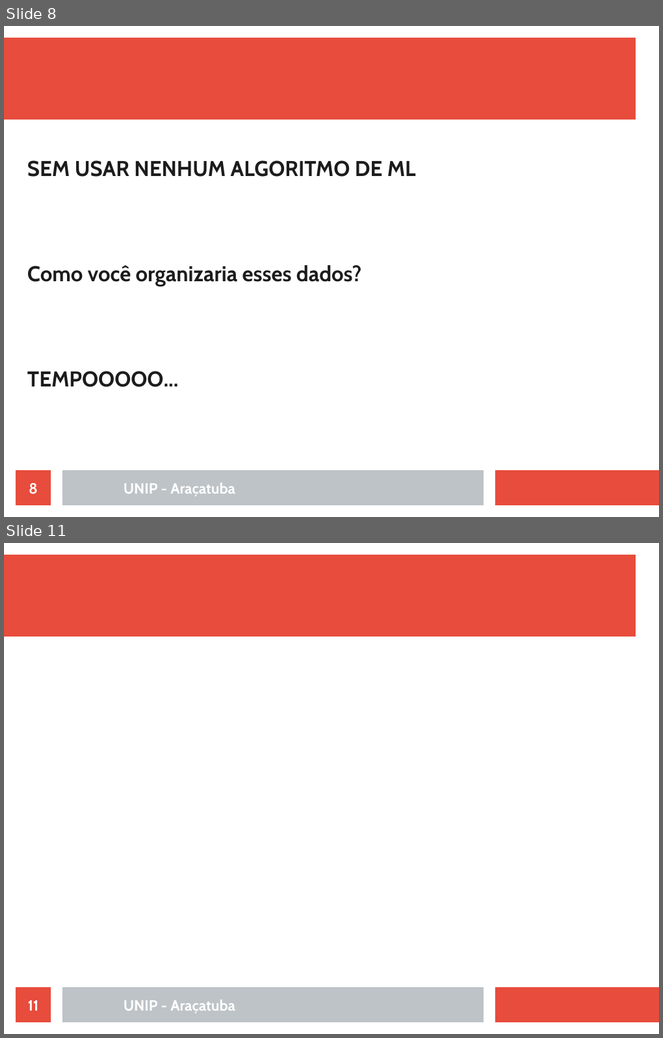
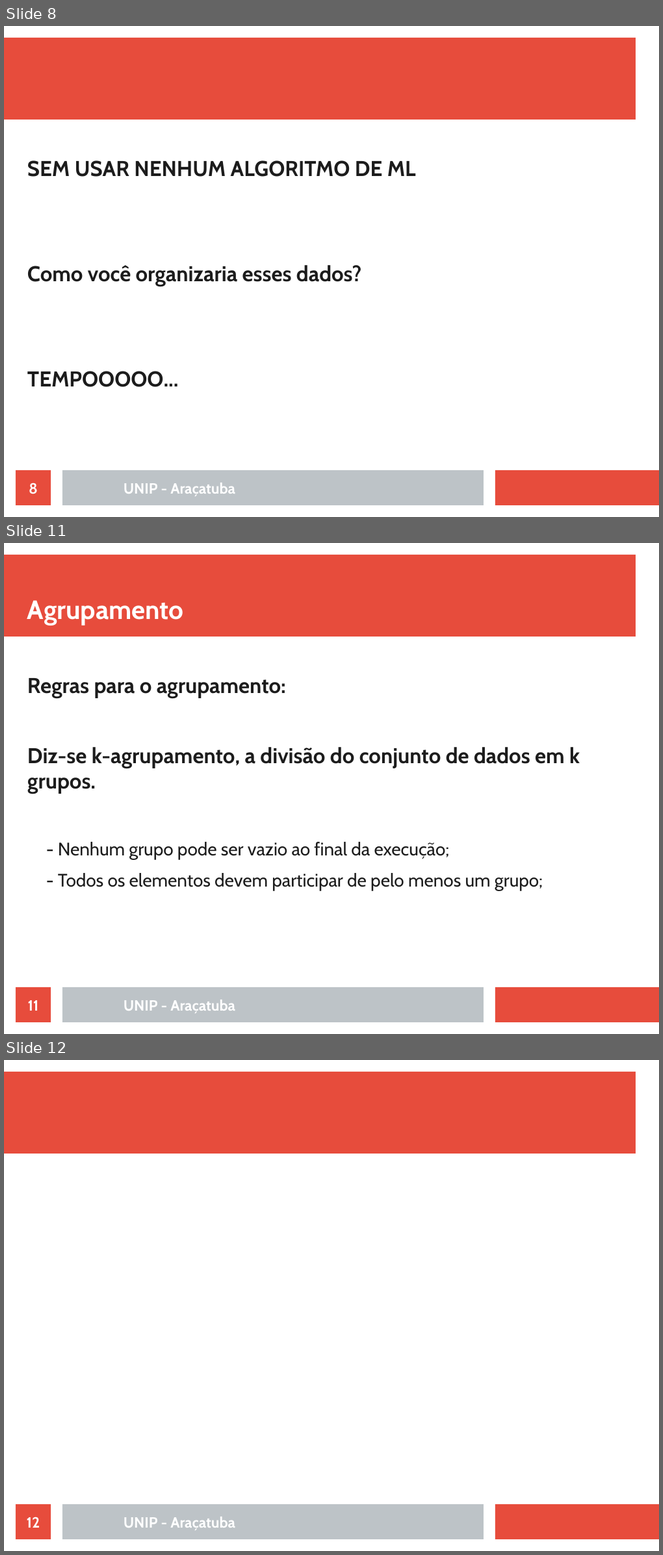
Before and after one commit to rafaelstojoao/pos-unip, a slide deck: [2020][modulo][Machine_Learning]/[aula]02[Agrupamento].odp. Shown one above the other, each under a label of ours: slides 8 and 11 before the commit, slides 8, 11 and 12 after it; the slides between them are not shown. The pictures are 663x1038 and 663x1555 pixels, drawn with LibreOffice and Linux fonts; fonts in the diff are those of the drawing. Boxes give left, top, right and bottom in pixels: in the first picture for what was removed or moved away, otherwise in the second. Text is boxed around its words. In the diff, an @@ line names an element or a change of style, - is before the commit and + after.

```diff
--- a/[2020][modulo][Machine_Learning]/[aula]02[Agrupamento].odp
+++ b/[2020][modulo][Machine_Learning]/[aula]02[Agrupamento].odp
@@ slide 11 added at (4, 543, 659, 1034), background #FFFFFF; not listed: 3 template elements that a slide beside it also shows @@
@@ title added at (27, 600, 183, 626), 32 pt, text #FFFFFF, bold @@
+Agrupamento
@@ text added at (27, 678, 580, 891), 22 pt, text #1C1C1C @@
+Regras para o agrupamento:
+Diz-se k-agrupamento, a divisão do conjunto de dados em k grupos.
+  - Nenhum grupo pode ser vazio ao final da execução;
+  - Todos os elementos devem participar de pelo menos um grupo;
@@ page number added at (16, 988, 51, 1023), fill #E74C3C, 18 pt, text #FFFFFF, bold @@
+11
@@ text added at (124, 1000, 235, 1014), 18 pt, text #FFFFFF, bold @@
+UNIP - Araçatuba
@@ what was slide 11 is now slide 12 @@
@@ page number at (27, 1517, 40, 1528): text changed @@
-11
+12
```
Also in this commit, not shown: 10 other slides added, 1 other file.
